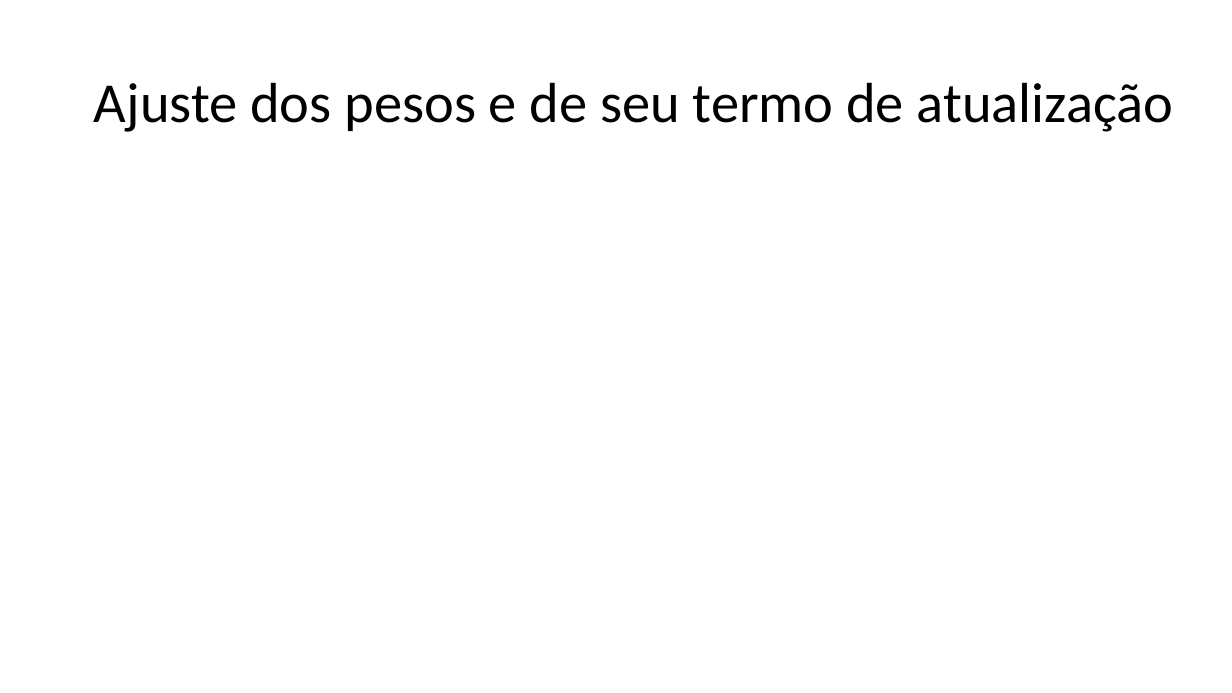
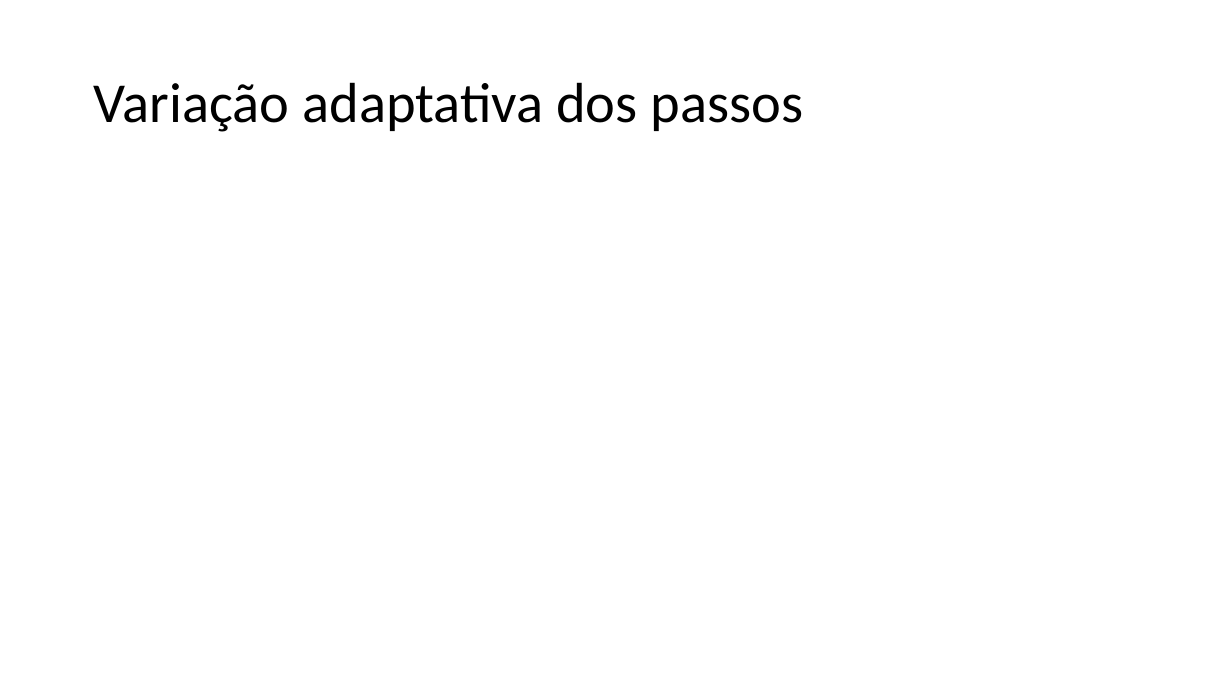
Before and after one commit to zz4fap/t319_aprendizado_de_maquina, a slide deck: slide 25 of slides/T319_Regressão_Linear (Parte III).pptx (slide 24 before the commit). Drawn at 1232x693 pixels with LibreOffice and Linux fonts; fonts in the diff are those of the drawing; grey boxes stand for pictures. Boxes give left, top, right and bottom in pixels: in the first picture for what was removed or moved away, otherwise in the second. Text is boxed around its words. In the diff, an @@ line names an element or a change of style, - is before the commit and + after.

```diff
--- a/slides/T319_Regressão_Linear (Parte III).pptx
+++ b/slides/T319_Regressão_Linear (Parte III).pptx
@@ title at (x1=94, y1=82, x2=804, y2=132): text changed @@
-Ajuste dos pesos e de seu termo de atualização
+Variação adaptativa dos passos
```
Also in this commit, not shown: 4 other slides changed, 1 slide added.
